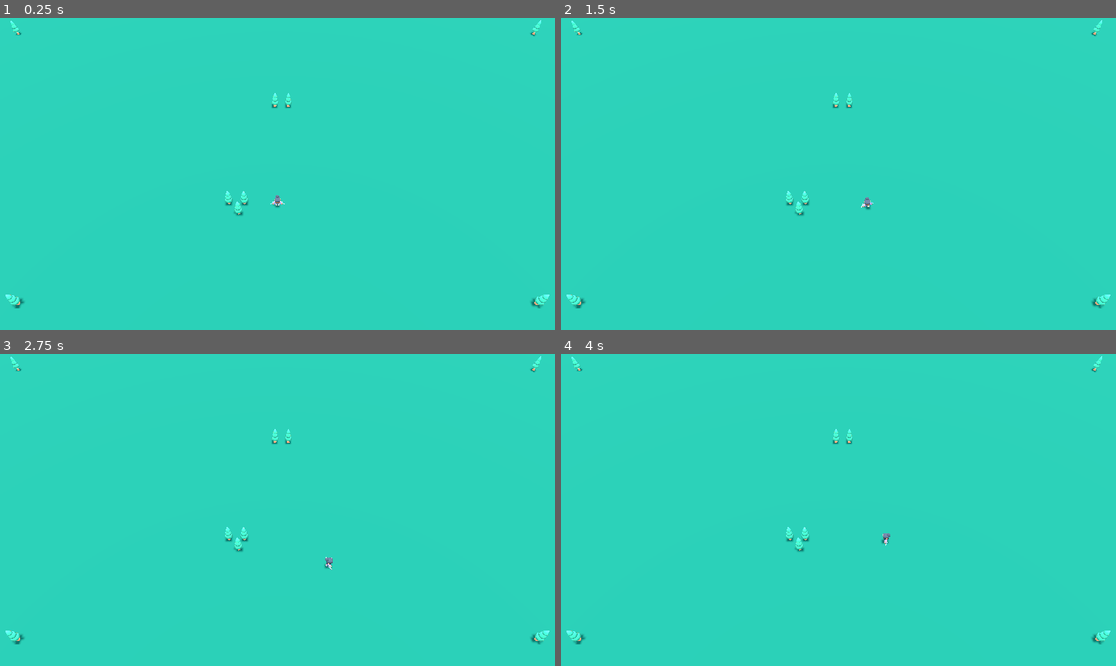
Above: before the commit, frames 1-4 (two rows, left to right).
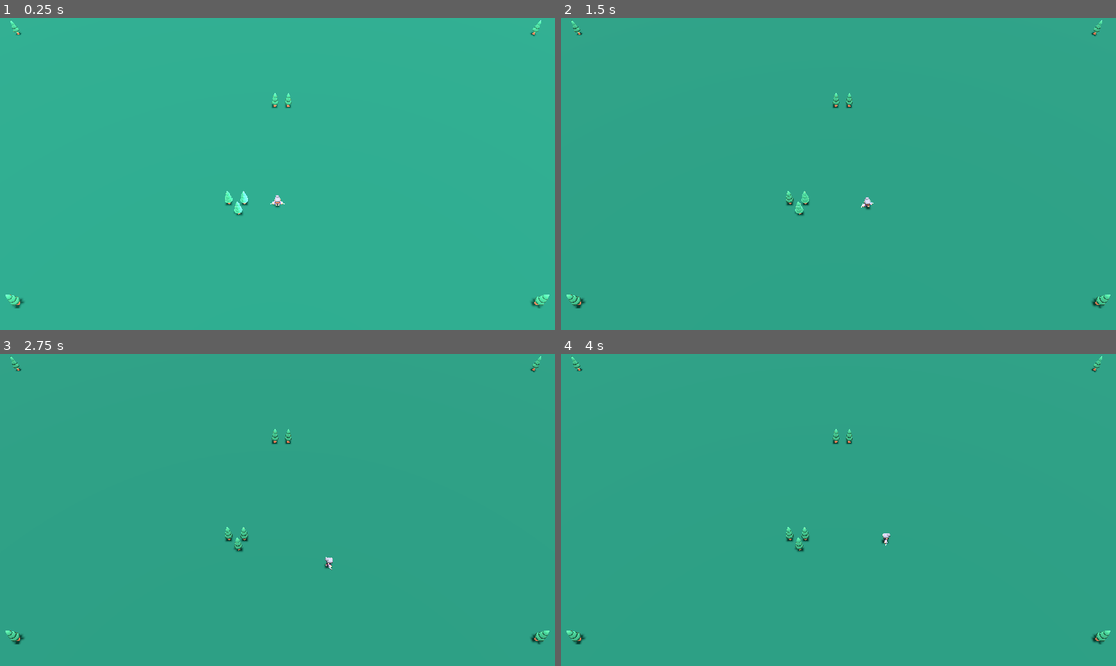
Above: after the commit, the same moments.

Repository: dp-lewis/hands-off-my-berries
Game: Godot game, scene res://levels/level-test.tscn
Same seed, same stepped clock (60 frames per second), same inputs: the game is played once before the commit and once after it.
Inputs:
- Up to frame 1 (0.25 s): no input
- Up to frame 2 (1.5 s): tap Enter (ui_accept) at 0.5, 0.77, 1.25 s; hold Right (ui_right) 0.53-1.28 s; hold Space (ui_select) 0.53-1.28 s; tap Ctrl at 0.8, 1.35 s; hold Down (ui_down) from 1.28 s (still down)
- Up to frame 3 (2.75 s): tap Enter (ui_accept) at 1.52 s; tap Space (ui_select) at 1.55 s; release Down (ui_down) at 2.03 s; hold Right (ui_right) from 2.03 s (still down); hold Space (ui_select) from 2.03 s (still down); tap Ctrl at 2.3 s
- Up to frame 4 (4 s): release Right (ui_right) at 2.78 s; release Space (ui_select) at 2.78 s; hold Up (ui_up) 2.78-3.53 s; tap Ctrl at 2.85, 3.8 s; tap Enter (ui_accept) at 3.02, 3.77 s; tap Space (ui_select) at 3.05 s; hold Left (ui_left) from 3.53 s (still down); hold Space (ui_select) from 3.53 s (still down)

The runs differ from the first frame. In frame 1, 100% of the frame differs, in the area x 0-100%, y 0-100%; in frame 2, 100%; in frame 3, 100%; in frame 4, 100%.

Commit message:
Implement simple day/night cycle system with player interactions and health management

Diff:
--- a/levels/level-test.tscn
+++ b/levels/level-test.tscn
@@ -1,7 +1,14 @@
-[gd_scene load_steps=6 format=3 uid="uid://woxo7m8qhipo"]
+[gd_scene load_steps=7 format=3 uid="uid://woxo7m8qhipo"]
 
+[ext_resource type="Script" uid="uid://cjodfbct1ml6h" path="res://systems/simple_game_manager.gd" id="1_onwf1"]
 [ext_resource type="PackedScene" uid="uid://dhycgw31gv2xr" path="res://scenes/players/player.tscn" id="1_voxel"]
 [ext_resource type="PackedScene" uid="uid://b8b3dbuxtoblb" path="res://models/kenney-survival-kit/tree.tscn" id="2_awkes"]
+
+[sub_resource type="Environment" id="Environment_brxo2"]
+ambient_light_source = 2
+ambient_light_color = Color(1, 1, 1, 1)
+ambient_light_sky_contribution = 0.98
+reflected_light_source = 1
 
 [sub_resource type="StandardMaterial3D" id="StandardMaterial3D_brxo2"]
 albedo_color = Color(0.0997476, 0.394982, 0.328289, 1)
@@ -10,18 +17,21 @@
 material = SubResource("StandardMaterial3D_brxo2")
 size = Vector2(150, 150)
 
-[sub_resource type="Environment" id="Environment_brxo2"]
-background_mode = 1
-background_color = Color(0.714771, 0.898021, 1, 1)
-tonemap_mode = 2
+[node name="Level-test" type="Node3D"]
 
-[node name="Level-test" type="Node3D"]
+[node name="GameManager" type="Node3D" parent="."]
+script = ExtResource("1_onwf1")
+
+[node name="WorldEnvironment" type="WorldEnvironment" parent="."]
+environment = SubResource("Environment_brxo2")
+
+[node name="Sun" type="DirectionalLight3D" parent="."]
+transform = Transform3D(1, 0, 0, 0, -0.159364, 0.98722, 0, -0.98722, -0.159364, 0, 5.82034, 0)
+light_energy = 0.5
+shadow_enabled = true
 
 [node name="ground" type="MeshInstance3D" parent="."]
 mesh = SubResource("PlaneMesh_voxel")
-
-[node name="WorldEnvironment" type="WorldEnvironment" parent="."]
-environment = SubResource("Environment_brxo2")
 
 [node name="Camera3D" type="Camera3D" parent="."]
 transform = Transform3D(1, 0, 0, 0, 0.573577, 0.819152, 0, -0.819152, 0.573577, 0, 50, 30)
@@ -29,11 +39,6 @@
 size = 16.714
 
 [node name="Player" parent="." instance=ExtResource("1_voxel")]
-
-[node name="DirectionalLight3D" type="DirectionalLight3D" parent="."]
-transform = Transform3D(1, 0, 0, 0, -0.159364, 0.98722, 0, -0.98722, -0.159364, 0, 5.82034, 0)
-light_energy = 0.5
-shadow_enabled = true
 
 [node name="Node3D" type="Node3D" parent="."]
 
--- a/scenes/players/player.gd
+++ b/scenes/players/player.gd
@@ -27,6 +27,15 @@
 @onready var character_model: Node3D = $"character-female-a2"
 @onready var animation_player: AnimationPlayer
 
+# Simple survival variables
+var health: float = 100.0
+var max_health: float = 100.0
+var is_night_time: bool = false
+
+func _ready():
+	# Add player to group for day/night system to find
+	add_to_group("players")
+
 func _physics_process(delta):
 	var input_dir = get_input_direction()
 
@@ -46,6 +55,12 @@
 	# Update ghost position if in build mode
 	if is_in_build_mode and tent_ghost:
 		update_ghost_position()
+
+	# Simple night survival
+	# if is_night_time and not is_in_shelter:
+	# 	take_damage(10.0 * delta)  # 10 damage per second at night when exposed
+	# elif is_in_shelter:
+	# 	heal(5.0 * delta)  # 5 health per second when sheltered
 
 func handle_movement(input_dir: Vector2, delta: float):
 	if input_dir != Vector2.ZERO:
@@ -335,7 +350,7 @@
 		if nearby_shelter.shelter_player(self):
 			is_in_shelter = true
 			current_shelter = nearby_shelter
-			print("Player ", player_id, " entered tent shelter")
+			print("Player ", player_id, " entered tent shelter - safe from night!")
 
 func enter_tent_shelter(tent: Node3D):
 	# This method is called by the tent for automatic tracking
@@ -375,3 +390,37 @@
 
 func is_inventory_full() -> bool:
 	return wood >= max_inventory
+
+# Simple day/night survival methods
+func on_day_started():
+	is_night_time = false
+	print("Player ", player_id, " feels safer in daylight")
+
+func on_night_started():
+	is_night_time = true
+	print("Player ", player_id, " feels the danger of night")
+	if not is_in_shelter:
+		print("Player ", player_id, " is exposed to night dangers!")
+
+func take_damage(amount: float):
+	health = max(health - amount, 0.0)
+
+	if health <= 0.0:
+		print("Player ", player_id, " has died from night exposure!")
+		respawn_player()
+	elif health < 25.0:
+		print("Player ", player_id, " is in critical condition! (", int(health), "/", int(max_health), " health)")
+
+func heal(amount: float):
+	health = min(health + amount, max_health)
+
+func respawn_player():
+	health = max_health
+	global_position = Vector3.ZERO  # Reset to spawn point
+	print("Player ", player_id, " has respawned")
+
+func get_health() -> float:
+	return health
+
+func get_health_percentage() -> float:
+	return health / max_health
--- a/scenes/players/player.tscn
+++ b/scenes/players/player.tscn
@@ -15,3 +15,12 @@
 shape = SubResource("CapsuleShape3D_5iv5l")
 
 [node name="character-female-a2" parent="." instance=ExtResource("2_ldeu4")]
+
+[node name="SpotLight3D" type="SpotLight3D" parent="character-female-a2"]
+transform = Transform3D(1, 0, 0, 0, -4.37114e-08, 1, 0, -1, -4.37114e-08, 0, 3.50419, 0.360187)
+light_energy = 5.0
+shadow_enabled = true
+spot_range = 7.071
+spot_angle = 131.25
+
+[editable path="character-female-a2"]
--- /dev/null
+++ b/systems/simple_day_night.gd
@@ -0,0 +1,151 @@
+extends Node
+
+@export var day_duration: float = 60.0  # seconds for day
+@export var night_duration: float = 30.0  # seconds for night
+@export var day_brightness: float = 1.0  # full brightness during day
+@export var night_brightness: float = 0.0  # dim lighting at night
+@export var day_ambient: float = 0.3  # ambient light during day
+@export var night_ambient: float = 0.05  # ambient light at night
+
+var current_time: float = 0.0
+var total_cycle_time: float
+var is_day: bool = true
+var directional_light: DirectionalLight3D
+var world_environment: Environment
+
+signal day_started
+signal night_started
+
+func _ready():
+	total_cycle_time = day_duration + night_duration
+
+	# Find the directional light and environment in the scene
+	find_directional_light()
+	find_world_environment()
+
+	# Start at day
+	current_time = 0.0
+	is_day = true
+
+	print("Simple Day/Night cycle started - Day: ", day_duration, "s, Night: ", night_duration, "s")
+
+func _process(delta):
+	# Update time
+	current_time += delta
+
+	# Check if we've completed a full cycle
+	if current_time >= total_cycle_time:
+		current_time = 0.0
+
+	# Check for day/night transitions
+	var was_day = is_day
+	is_day = current_time < day_duration
+
+	# Emit signals on transitions
+	if is_day != was_day:
+		if is_day:
+			day_started.emit()
+			print("🌅 Day begins!")
+		else:
+			night_started.emit()
+			print("🌙 Night falls!")
+
+	# Update lighting
+	update_lighting()
+
+func find_directional_light():
+	# Search for DirectionalLight3D in the scene
+	directional_light = find_light_recursive(get_tree().current_scene)
+
+	if directional_light:
+		print("Found DirectionalLight3D for day/night cycle")
+	else:
+		print("No DirectionalLight3D found - creating one")
+		create_default_light()
+
+func find_light_recursive(node: Node) -> DirectionalLight3D:
+	if node is DirectionalLight3D:
+		return node
+
+	for child in node.get_children():
+		var result = find_light_recursive(child)
+		if result:
+			return result
+
+	return null
+
+func create_default_light():
+	# Create a basic directional light
+	directional_light = DirectionalLight3D.new()
+	directional_light.name = "DayNightLight"
+	directional_light.position = Vector3(0, 10, 0)
+	directional_light.rotation_degrees = Vector3(-45, -45, 0)
+	get_tree().current_scene.add_child(directional_light)
+	print("Created default DirectionalLight3D")
+
+func find_world_environment():
+	# Try to get the world environment from the current scene
+	var world_3d = get_viewport().find_world_3d()
+	if world_3d:
+		world_environment = world_3d.environment
+
+	if world_environment:
+		print("Found World Environment for ambient lighting")
+	else:
+		print("No World Environment found - ambient light won't change")
+		# Create a basic environment if none exists
+		create_default_environment()
+
+func create_default_environment():
+	# Create a basic environment for ambient lighting control
+	world_environment = Environment.new()
+	world_environment.background_mode = Environment.BG_SKY
+	world_environment.ambient_light_color = Color.WHITE
+	world_environment.ambient_light_energy = day_ambient
+
+	# Apply to the world
+	get_viewport().find_world_3d().environment = world_environment
+	print("Created default Environment for ambient lighting")
+
+func update_lighting():
+	if not directional_light:
+		return
+
+	# Simple brightness transition for directional light
+	var target_brightness: float
+	var target_ambient: float
+
+	if is_day:
+		target_brightness = day_brightness
+		target_ambient = day_ambient
+	else:
+		target_brightness = night_brightness
+		target_ambient = night_ambient
+
+	# Smoothly adjust the directional light energy
+	directional_light.light_energy = lerp(directional_light.light_energy, target_brightness, 2.0 * get_process_delta_time())
+
+	# Smoothly adjust ambient lighting if we have an environment
+	if world_environment:
+		world_environment.ambient_light_energy = lerp(world_environment.ambient_light_energy, target_ambient, 2.0 * get_process_delta_time())
+
+# Utility functions
+func get_is_day() -> bool:
+	return is_day
+
+func get_is_night() -> bool:
+	return not is_day
+
+func get_time_remaining() -> float:
+	"""Returns time remaining in current period"""
+	if is_day:
+		return day_duration - current_time
+	else:
+		return total_cycle_time - current_time
+
+# Debug functions
+func force_day():
+	current_time = day_duration * 0.5
+
+func force_night():
+	current_time = day_duration + (night_duration * 0.5)
--- /dev/null
+++ b/systems/simple_game_manager.gd
@@ -0,0 +1,49 @@
+extends Node
+
+var day_night_system: Node
+var players: Array[Node] = []
+
+func _ready():
+	# Create the day/night system
+	day_night_system = preload("res://systems/simple_day_night.gd").new()
+	day_night_system.name = "DayNightCycle"
+	add_child(day_night_system)
+
+	# Connect to day/night signals
+	day_night_system.day_started.connect(_on_day_started)
+	day_night_system.night_started.connect(_on_night_started)
+
+	# Find all players
+	call_deferred("find_players")
+
+	print("Simple game manager started")
+
+func find_players():
+	# Wait a frame for players to be ready
+	await get_tree().process_frame
+
+	players = get_tree().get_nodes_in_group("players")
+	print("Found ", players.size(), " players")
+
+func _on_day_started():
+	# Tell all players it's day
+	for player in players:
+		if player.has_method("on_day_started"):
+			player.on_day_started()
+
+func _on_night_started():
+	# Tell all players it's night
+	for player in players:
+		if player.has_method("on_night_started"):
+			player.on_night_started()
+
+# Debug input
+func _input(event):
+	if event.is_action_pressed("ui_select") and Input.is_key_pressed(KEY_CTRL):
+		# Ctrl+Enter to toggle day/night
+		if day_night_system.get_is_day():
+			day_night_system.force_night()
+			print("DEBUG: Forced night")
+		else:
+			day_night_system.force_day()
+			print("DEBUG: Forced day")
Not shown, added: systems/simple_day_night.gd.uid
Not shown, added: systems/simple_game_manager.gd.uid
Not shown, added: SIMPLE_DAY_NIGHT_SETUP.md
